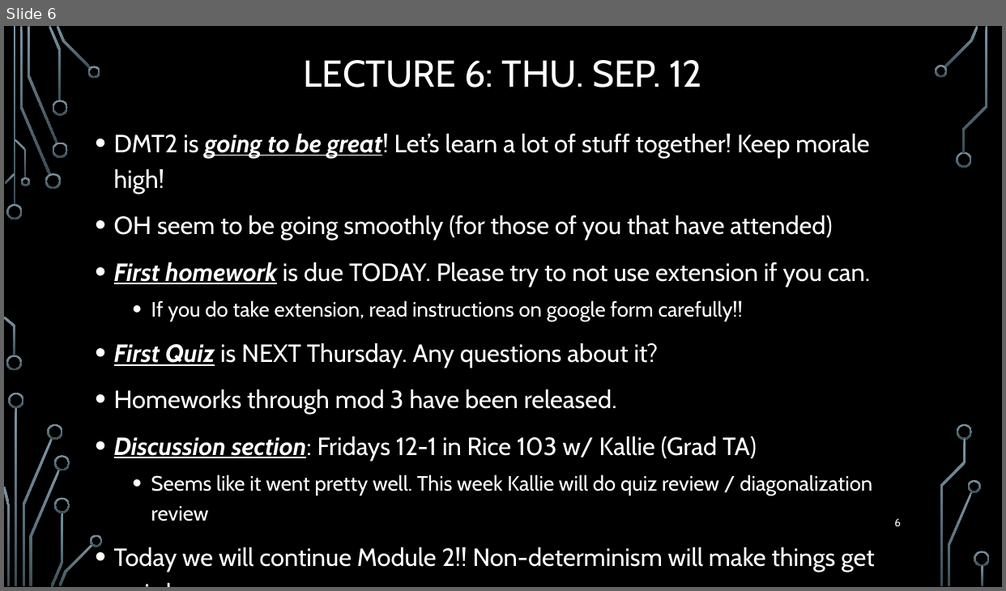
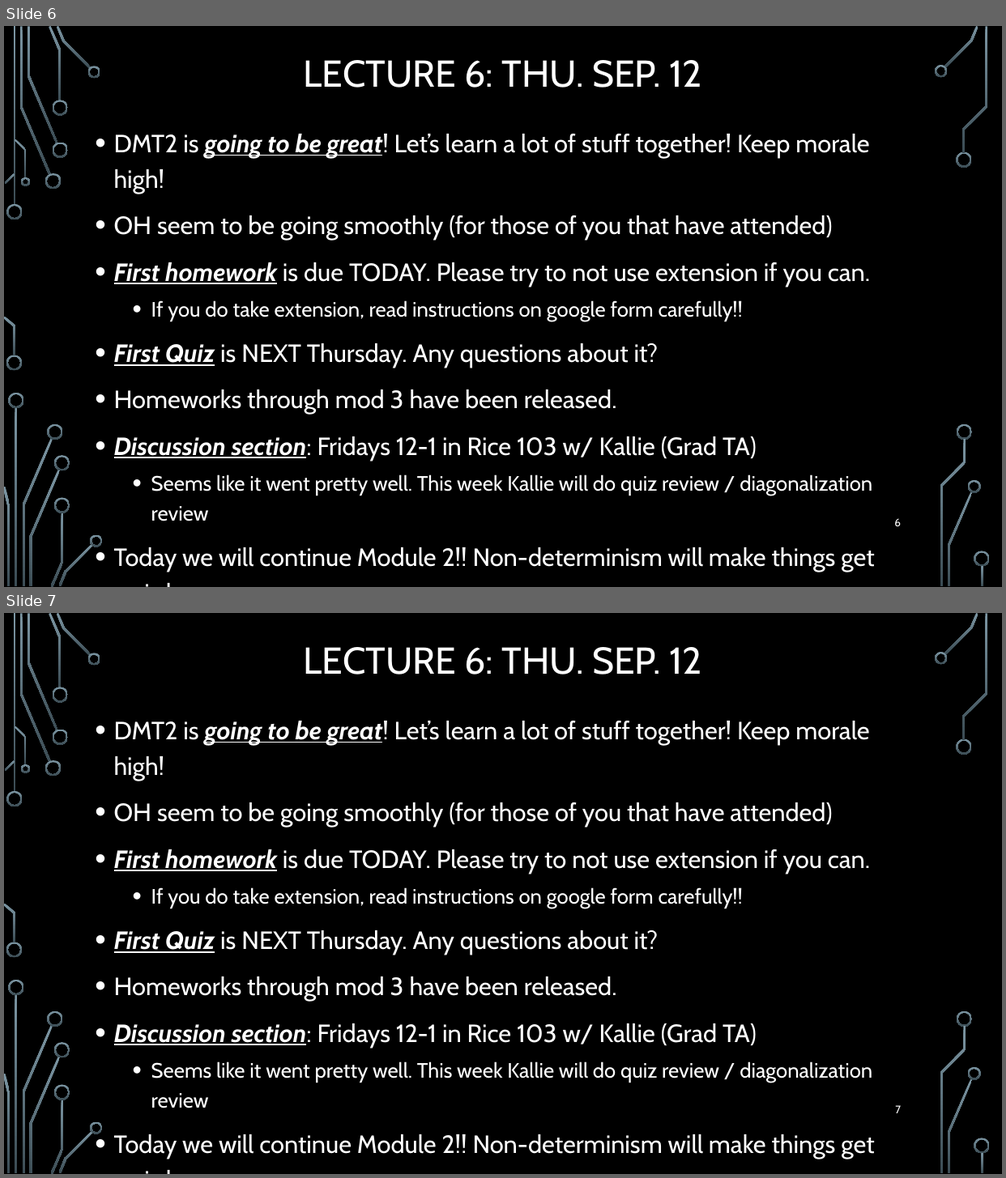
Before and after one commit to markfloryan/dmt2, a slide deck: slides/00-DailyAnnouncements.pptx. Shown one above the other, each under a label of ours: slide 6 before the commit, slides 6 and 7 after it. The pictures are 1006x591 and 1006x1178 pixels, drawn with LibreOffice and Linux fonts; fonts in the diff are those of the drawing; background and template pictures are left out. Boxes give left, top, right and bottom in pixels: in the first picture for what was removed or moved away, otherwise in the second. Text is boxed around its words. In the diff, an @@ line names an element or a change of style, - is before the commit and + after.

```diff
--- a/slides/00-DailyAnnouncements.pptx
+++ b/slides/00-DailyAnnouncements.pptx
@@ slide 7 added at (4, 613, 1002, 1174), background picture (left out); not listed: 36 template elements that a slide beside it also shows @@
@@ title added at (304, 647, 702, 675), 36 pt, text #FFFFFF @@
+LECTURE 6: THU. SEP. 12
@@ text added at (114, 721, 874, 1159), 24 pt, text #FFFFFF @@
+• DMT2 is going to be great! Let’s learn a lot of stuff together! Keep morale high!
+• OH seem to be going smoothly (for those of you that have attended)
+• First homework is due TODAY. Please try to not use extension if you can.
+  • If you do take extension, read instructions on google form carefully!!
+• First Quiz is NEXT Thursday. Any questions about it?
+• Homeworks through mod 3 have been released.
+• Discussion section: Fridays 12-1 in Rice 103 w/ Kallie (Grad TA)
+  • Seems like it went pretty well. This week Kallie will do quiz review / diagonalization review
+• Today we will continue Module 2!! Non-determinism will make things get weird.
@@ page number added at (895, 1105, 901, 1114), 10.5 pt, text #FFFFFF @@
+7
```
Also in this commit, not shown: 1 other slide added.
